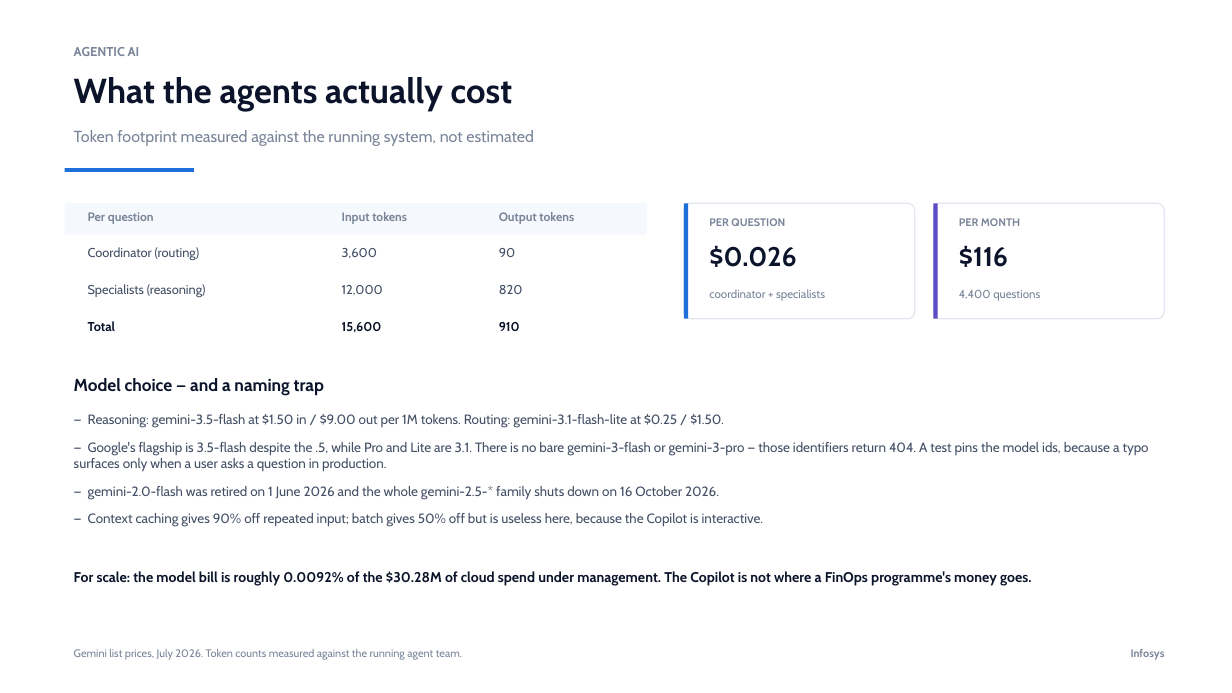
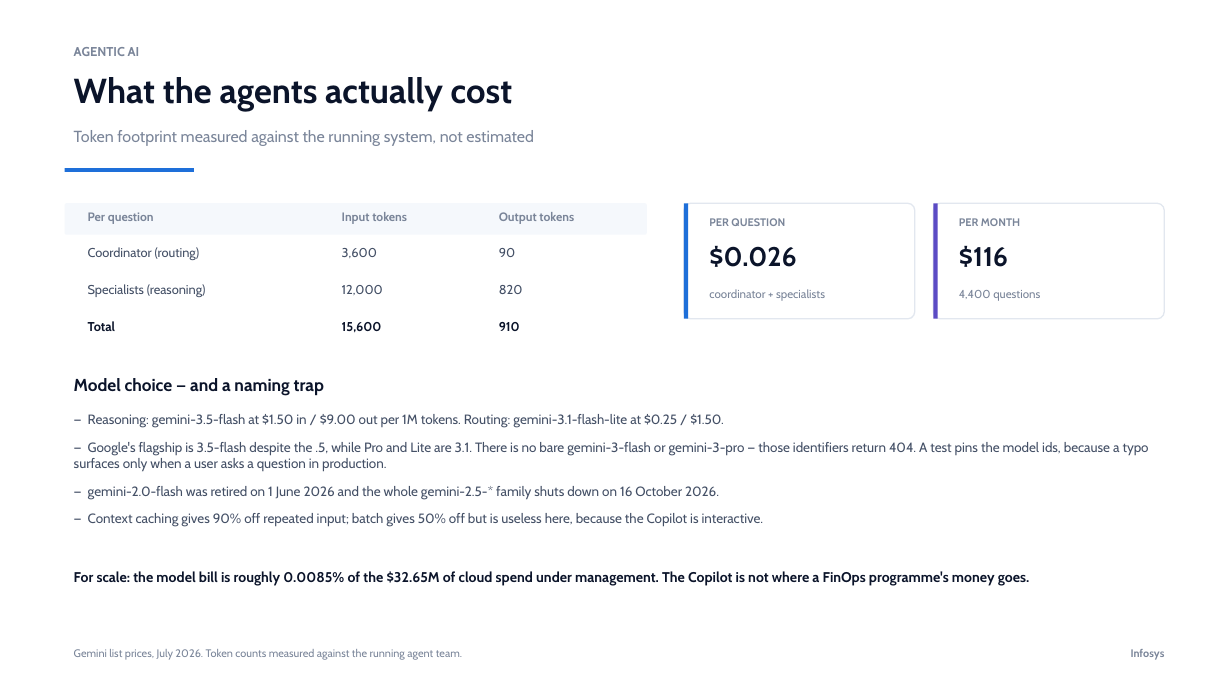
Before and after one commit to ajittgosavii/finops-gcp, a slide deck: slide 9 of Infosys_FinOps_GCP_Platform.pptx. Drawn at 1232x693 pixels with LibreOffice and Linux fonts; fonts in the diff are those of the drawing. Boxes give left, top, right and bottom in pixels: in the first picture for what was removed or moved away, otherwise in the second. Text is boxed around its words. In the diff, an @@ line names an element or a change of style, - is before the commit and + after.

```diff
--- a/Infosys_FinOps_GCP_Platform.pptx
+++ b/Infosys_FinOps_GCP_Platform.pptx
@@ text at (74, 571, 1030, 586): text changed @@
-For scale: the model bill is roughly 0.0092% of the $30.28M of cloud spend under management. The Copilot is not where a FinOps programme's money goes.
+For scale: the model bill is roughly 0.0085% of the $32.65M of cloud spend under management. The Copilot is not where a FinOps programme's money goes.
```
Also in this commit, not shown: 14 other slides changed, 24 other files.
